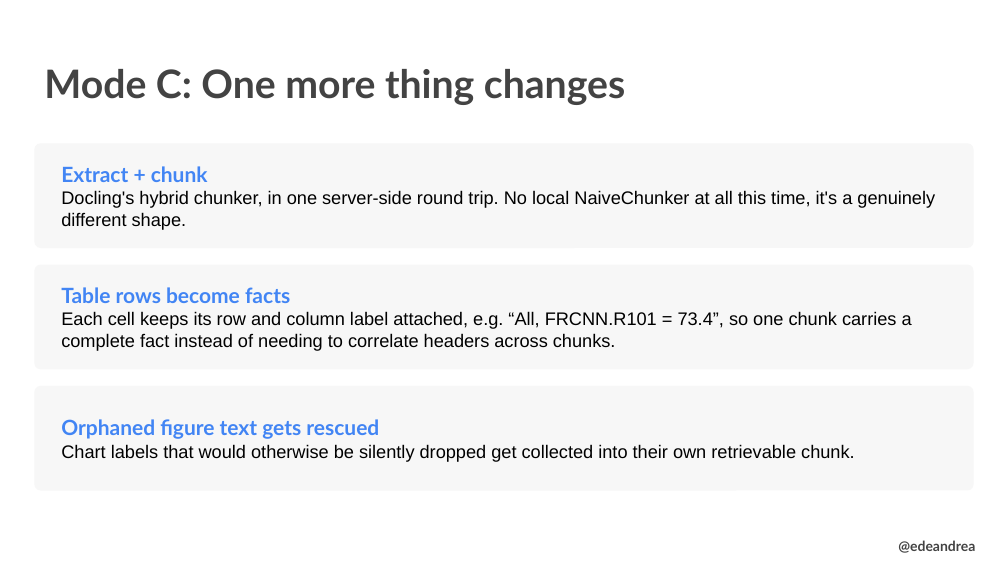
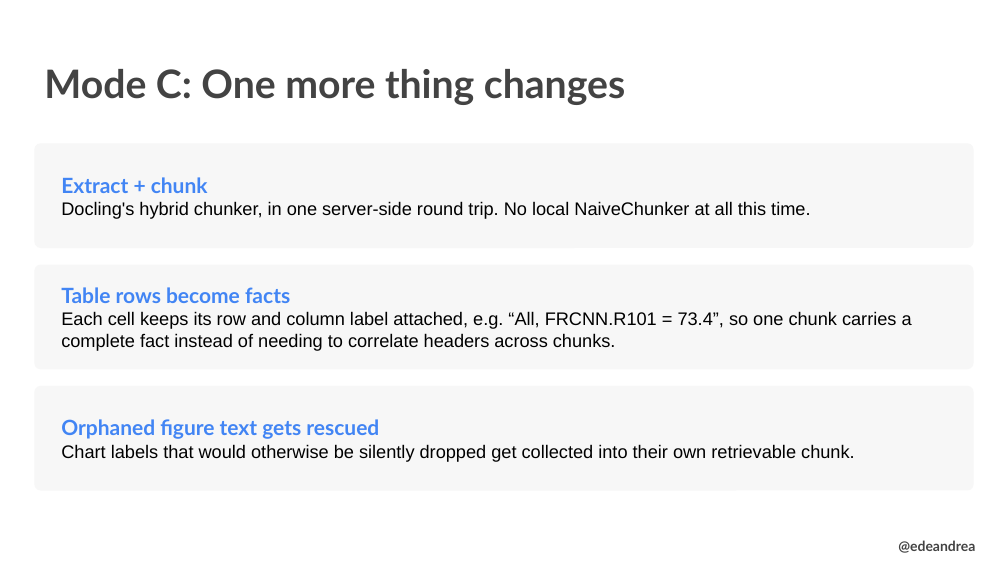
Before and after one commit to edeandrea/garbage-in-insight-out, a slide deck: slide 29 of docs/garbage-in-insight-out.pptx. Drawn at 1008x567 pixels with LibreOffice and Linux fonts; fonts in the diff are those of the drawing; background and template pictures are left out. Boxes give left, top, right and bottom in pixels: in the first picture for what was removed or moved away, otherwise in the second. Text is boxed around its words. In the diff, an @@ line names an element or a change of style, - is before the commit and + after.

```diff
--- a/docs/garbage-in-insight-out.pptx
+++ b/docs/garbage-in-insight-out.pptx
@@ text in rounded rectangle at box(61, 201, 810, 219): text changed @@
-Docling's hybrid chunker, in one server-side round trip. No local NaiveChunker at all this time, it's a genuinely different shape.
+Docling's hybrid chunker, in one server-side round trip. No local NaiveChunker at all this time.
```
Also in this commit, not shown: 3 other slides changed.
